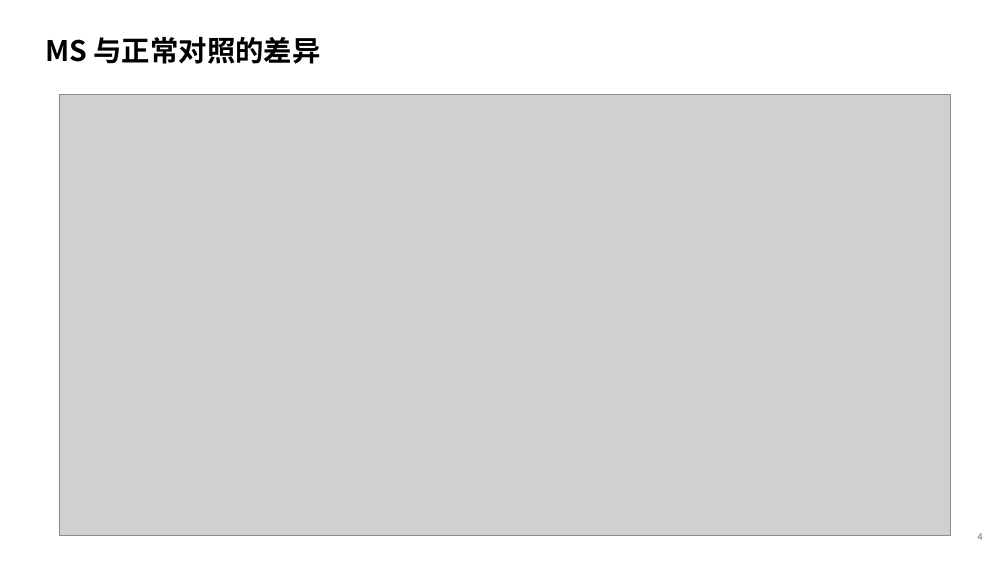
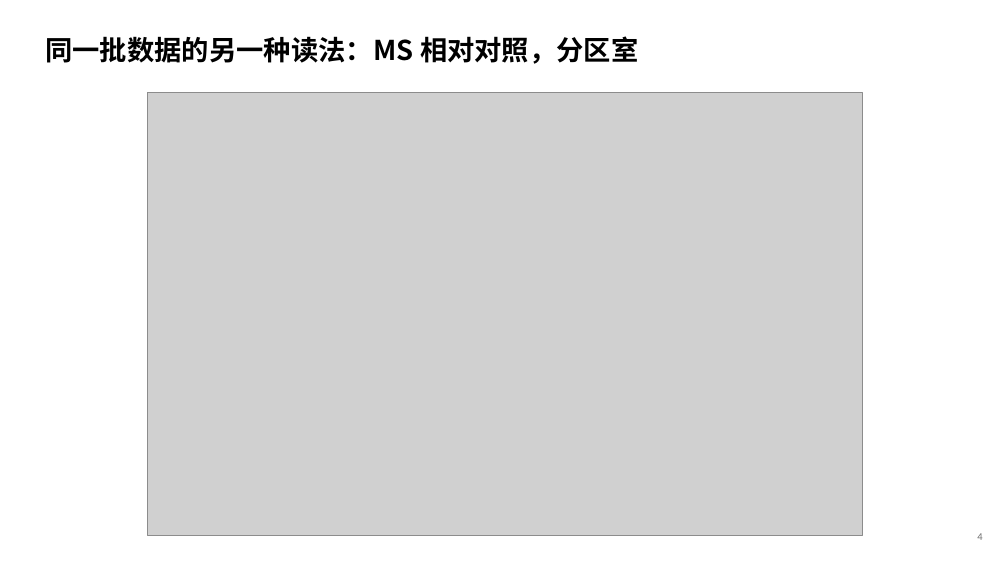
Before and after one commit to 7c96bzczcj-prog/aaa, a slide deck: slide 5 of results/mda5/MDA5_IFIH1_人脑与MS.pptx. Drawn at 1008x567 pixels with LibreOffice and Linux fonts; fonts in the diff are those of the drawing; grey boxes stand for pictures. Boxes give left, top, right and bottom in pixels: in the first picture for what was removed or moved away, otherwise in the second. Text is boxed around its words. In the diff, an @@ line names an element or a change of style, - is before the commit and + after.

```diff
--- a/results/mda5/MDA5_IFIH1_人脑与MS.pptx
+++ b/results/mda5/MDA5_IFIH1_人脑与MS.pptx
@@ text at [45,36,638,64]: text changed; size 27 to 26 pt @@
-MS 与正常对照的差异
+同一批数据的另一种读法：MS 相对对照，分区室
@@ picture: place and size @@
-picture at [59,95,951,535]
+picture at [147,92,862,535]
```
Also in this commit, not shown: 9 other slides changed, 9 other files.
